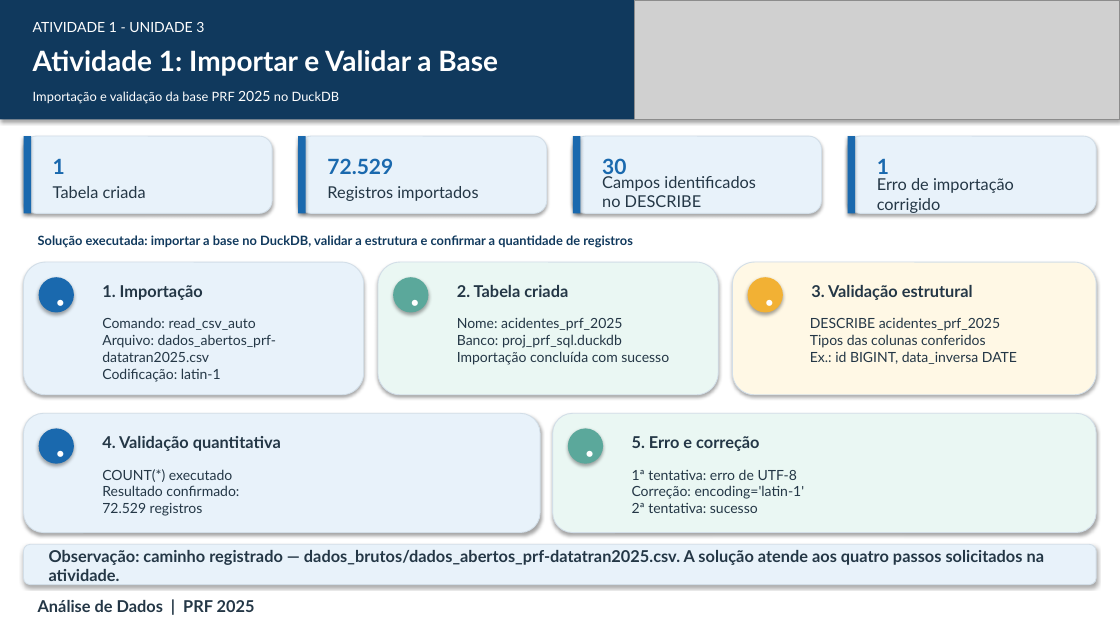
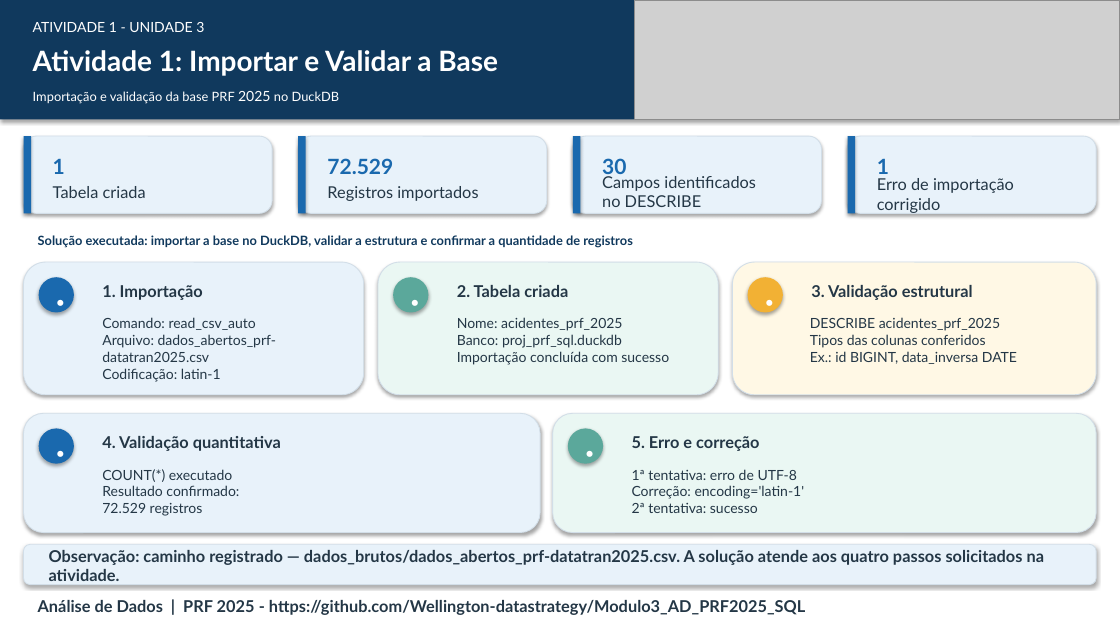
Before and after one commit to Wellington-datastrategy/Modulo3_AD_PRF2025_SQL, a slide deck: slide 1 of Atividade_1_Unidade_3_Importar_Validar_Base_PRF2025.pptx. Drawn at 1120x630 pixels with LibreOffice and Linux fonts; fonts in the diff are those of the drawing; grey boxes stand for pictures. Boxes give left, top, right and bottom in pixels: in the first picture for what was removed or moved away, otherwise in the second. Text is boxed around its words. In the diff, an @@ line names an element or a change of style, - is before the commit and + after.

Commit message:
docs: atualizar link do repositorio na atividade 1

```diff
--- a/Atividade_1_Unidade_3_Importar_Validar_Base_PRF2025.pptx
+++ b/Atividade_1_Unidade_3_Importar_Validar_Base_PRF2025.pptx
@@ text at [38,600,805,615]: text changed @@
-Análise de Dados | PRF 2025
+Análise de Dados | PRF 2025 - https://github.com/Wellington-datastrategy/Modulo3_AD_PRF2025_SQL
```
